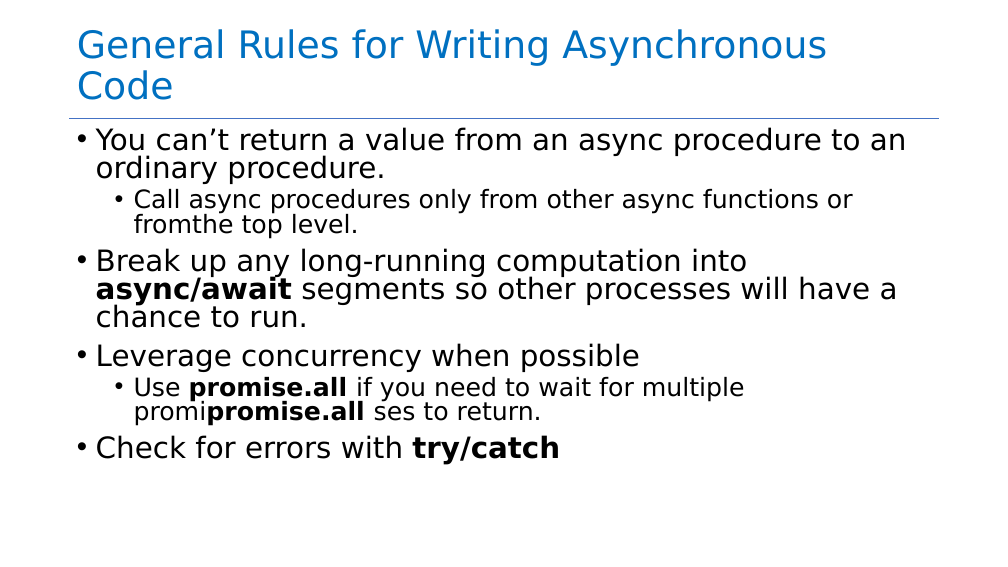
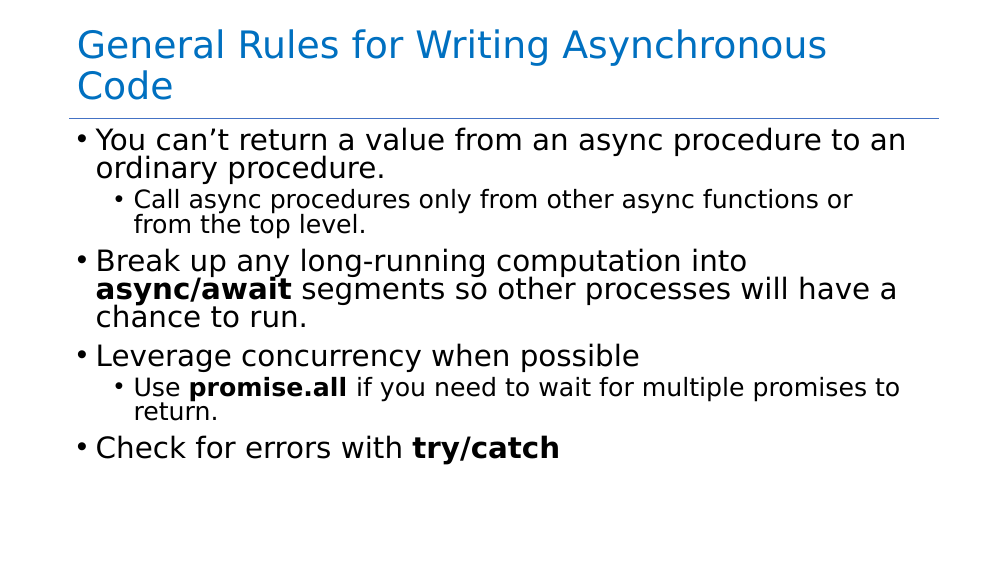
Before and after one commit to neu-se/CS4530-Spring-2023, a slide deck: slide 26 of Slides/Module 05 Concurrency Patterns in Typescript.pptx. Drawn at 1008x567 pixels with LibreOffice and Linux fonts; fonts in the diff are those of the drawing. Boxes give left, top, right and bottom in pixels: in the first picture for what was removed or moved away, otherwise in the second. Text is boxed around its words. In the diff, an @@ line names an element or a change of style, - is before the commit and + after.

```diff
--- a/Slides/Module 05 Concurrency Patterns in Typescript.pptx
+++ b/Slides/Module 05 Concurrency Patterns in Typescript.pptx
@@ text at (134, 189, 853, 239): spaces changed @@
-  • Call async procedures only from other async functions or fromthe top level.
+  • Call async procedures only from other async functions or from the top level.
@@ text at (134, 377, 900, 421): text changed @@
-  • Use promise.all if you need to wait for multiple promipromise.all ses to return.
+  • Use promise.all if you need to wait for multiple promises to return.
```
Also in this commit, not shown: 10 other slides changed, 1 other file.
